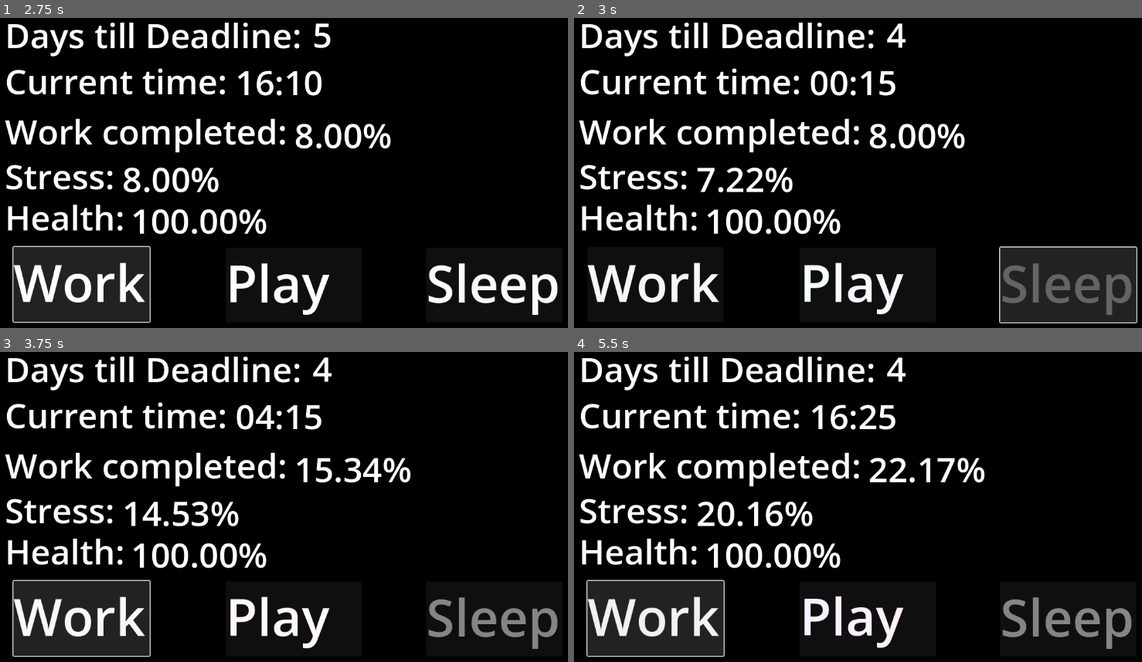
Above: before the commit, frames 1-4 (two rows, left to right).
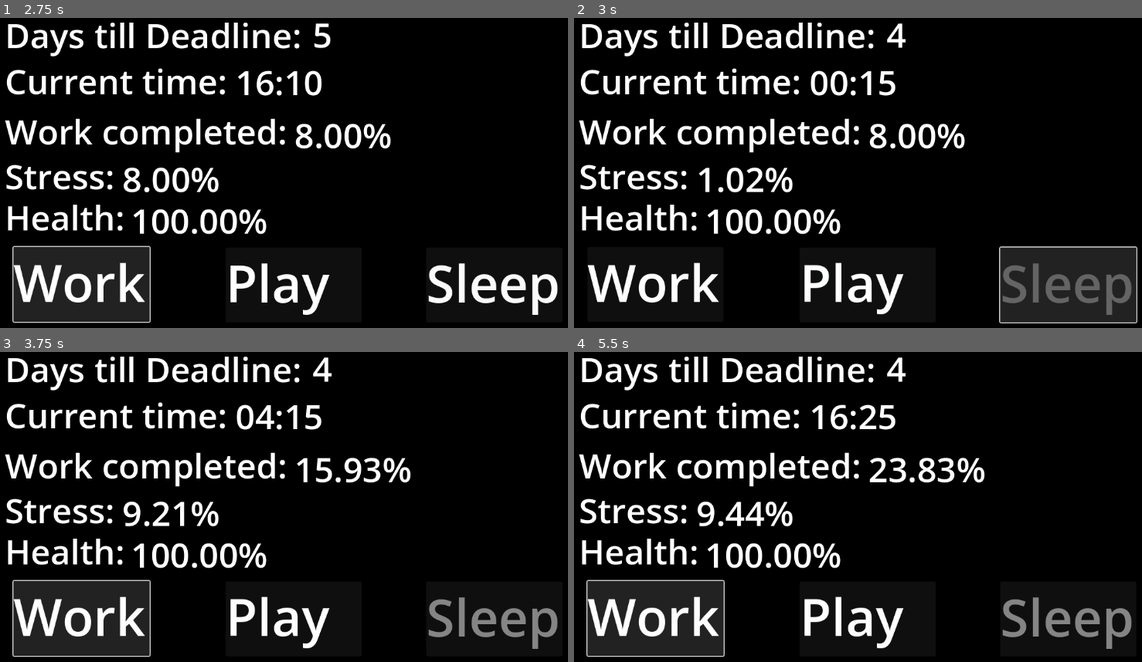
Above: after the commit, the same moments.

Repository: rschlegeTH/EPWS2526PritzkauSchlegel
Game: Godot game, scene res://main_scene.tscn
Two runs of this game, one before a commit and one after it. Both use one fixed random seed, a clock stepped at 60 frames per second and the inputs below.
Inputs:
- Up to frame 1 (2.75 s): click "[playEffect]Play[/playEffect]" at 0.5 s; click "[playEffect]Play[/playEffect]" at 1.25 s; click "[workEffect]Work[/workEffect]" at 2 s
- Up to frame 2 (3 s): click "[sleepEffect]Sleep[/sleepEffe…" at 2.75 s
- Up to frame 3 (3.75 s): click "[workEffect]Work[/workEffect]" at 3.5 s
- Up to frame 4 (5.5 s): click "[sleepEffect]Sleep[/sleepEffe…" at 4.25 s; click "[workEffect]Work[/workEffect]" at 5 s

Frame 1 is identical in both runs. In frame 2, 0.2% of the frame differs, in the area x 21-30%, y 48-57%; in frame 3, 1.2%; in frame 4, 1.5%, in the area x 21-68%, y 34-96%.

Commit message:
Parameterkurven angepasst

Diff:
--- a/Development/new-game-project/main_scene.tscn
+++ b/Development/new-game-project/main_scene.tscn
@@ -21,7 +21,7 @@
 point_count = 2
 
 [sub_resource type="Curve" id="Curve_wr18j"]
-_data = [Vector2(0, 0.42038214), 0.0, 0.18375465, 0, 0, Vector2(1, 1), 0.5268649, 0.0, 0, 0]
+_data = [Vector2(0, 0.44108278), 0.0, 0.42327383, 0, 0, Vector2(1, 1), 0.5268649, 0.0, 0, 0]
 point_count = 2
 
 [sub_resource type="Curve" id="Curve_qwutr"]
@@ -29,11 +29,11 @@
 point_count = 2
 
 [sub_resource type="Curve" id="Curve_671wp"]
-_data = [Vector2(0, 0.4224398), 0.0, 0.3360057, 0, 0, Vector2(1, 1), 0.5775602, 0.0, 1, 0]
+_data = [Vector2(0, 0.44108278), 0.0, 0.0015505644, 0, 0, Vector2(1, 1), 0.5589172, 0.0, 1, 0]
 point_count = 2
 
 [sub_resource type="Curve" id="Curve_mo76n"]
-_data = [Vector2(0, 0), 0.0, 0.0, 0, 0, Vector2(1, 1), 2.3332589, 0.0, 0, 0]
+_data = [Vector2(0, 0.011295319), 0.0, 0.29484877, 0, 0, Vector2(1, 1), 1.5425423, 0.0, 0, 0]
 point_count = 2
 
 [node name="main_scene" type="Node2D"]
--- a/Development/new-game-project/scritps/variable_manager.gd
+++ b/Development/new-game-project/scritps/variable_manager.gd
@@ -114,6 +114,7 @@
 	else:
 		ticksSinceSleep = 0
 		addGesundheit(time_spent * standardIncrease)
+		addStress(-(time_spent))
 
 
 ## Wird bei drücken des "Play"-Buttons ausgeführt.
